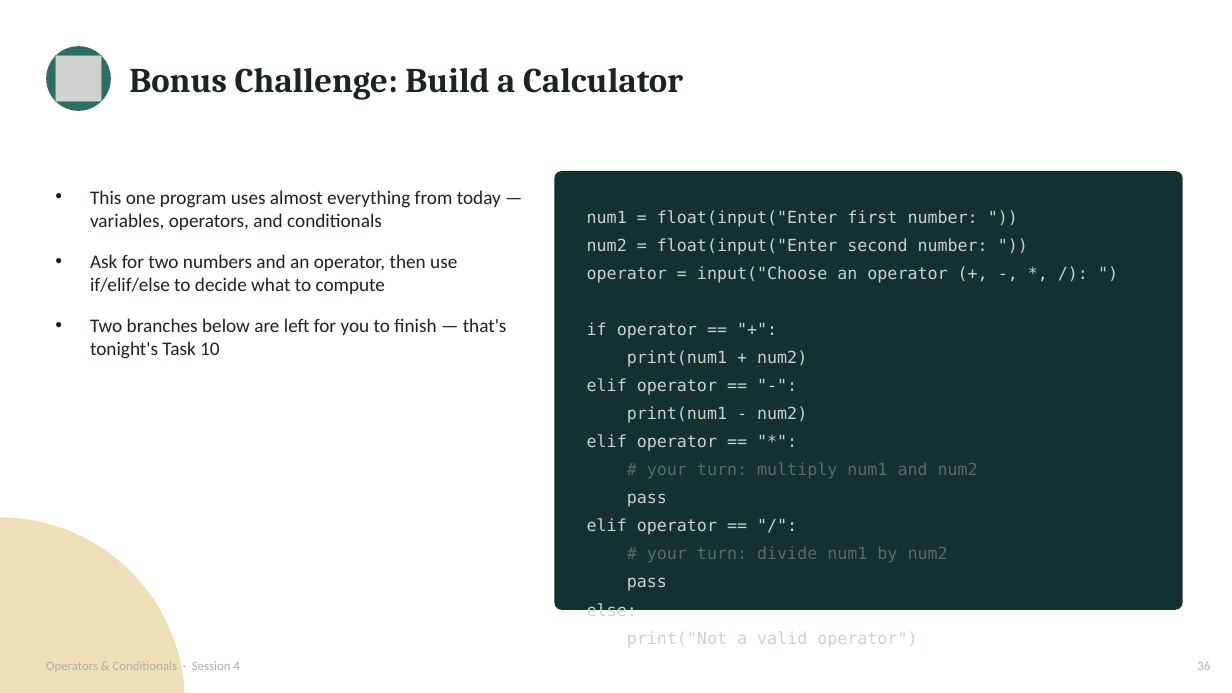
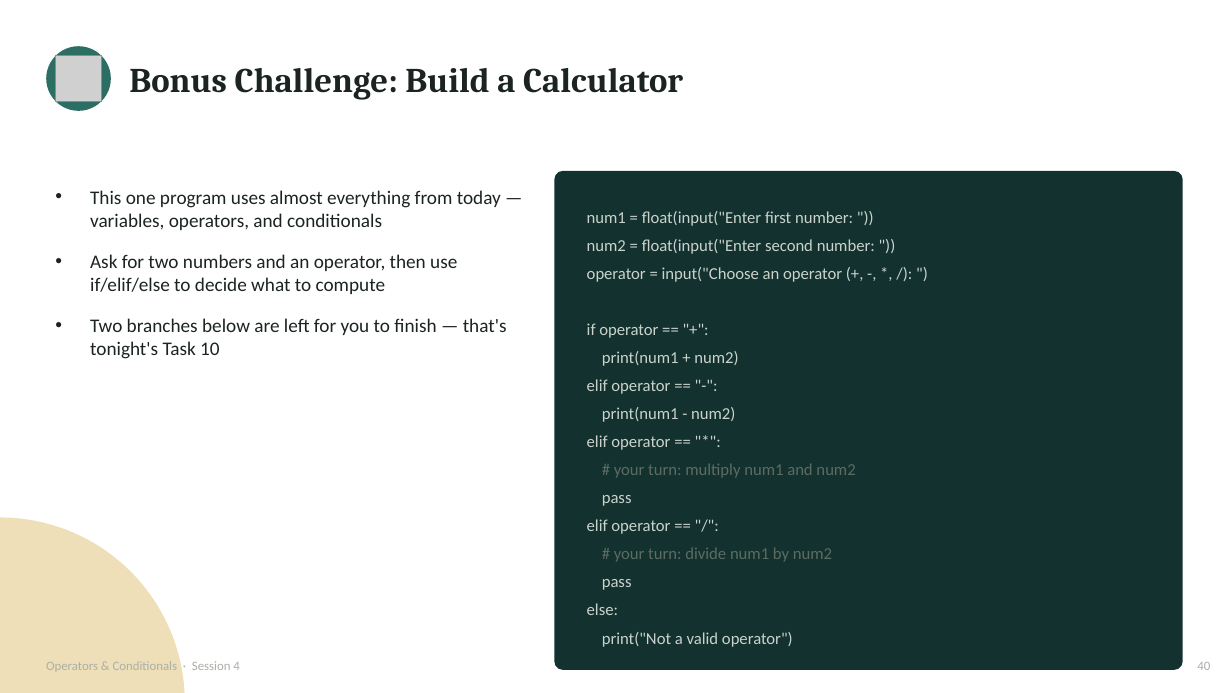
Before and after one commit to waseem-development/ai-ml-course, a slide deck: slide 40 of slides/3_session4_operators_conditionals.pptx (slide 36 before the commit). Drawn at 1232x693 pixels with LibreOffice and Linux fonts; fonts in the diff are those of the drawing; grey boxes stand for pictures. Boxes give left, top, right and bottom in pixels: in the first picture for what was removed or moved away, otherwise in the second. Text is boxed around its words. In the diff, an @@ line names an element or a change of style, - is before the commit and + after.

Commit message:
Arithematic and Comparison Operators done

```diff
--- a/slides/3_session4_operators_conditionals.pptx
+++ b/slides/3_session4_operators_conditionals.pptx
@@ rounded rectangle: place and size @@
-rounded rectangle at [555,171,1183,610]
+rounded rectangle at [555,171,1183,670]
@@ text "num1 = float(input("Enter first number: ..." at [587,211,875,647]: font DejaVu Sans Mono to Calibri @@
@@ text at [1197,662,1210,670]: text changed @@
-36
+40
```
Also in this commit, not shown: 41 other slides changed, 7 slides added, 5 other files.
